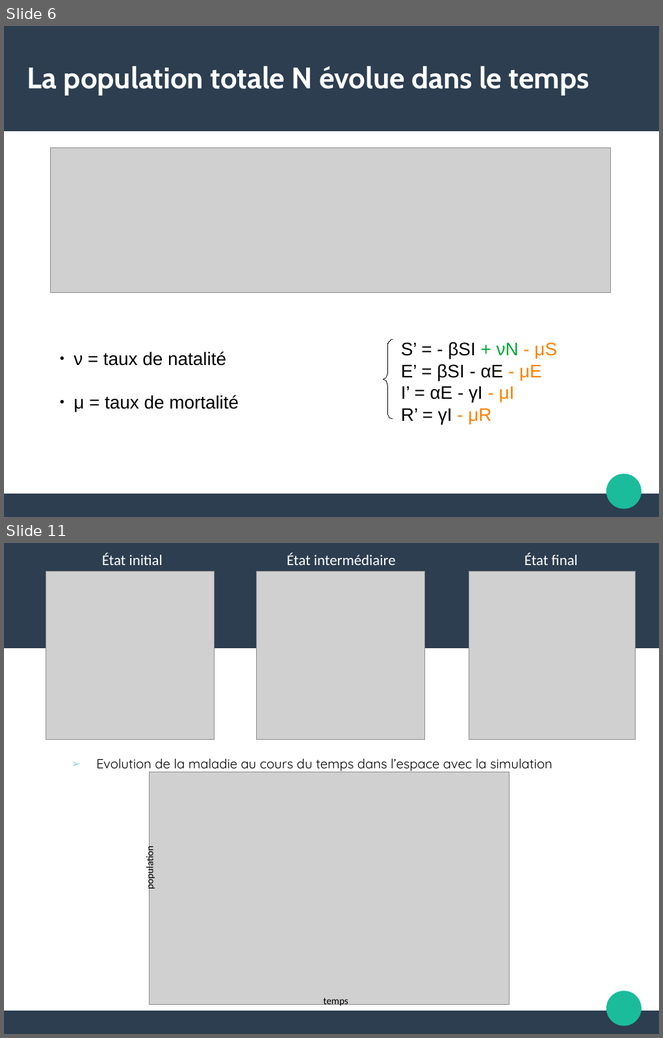
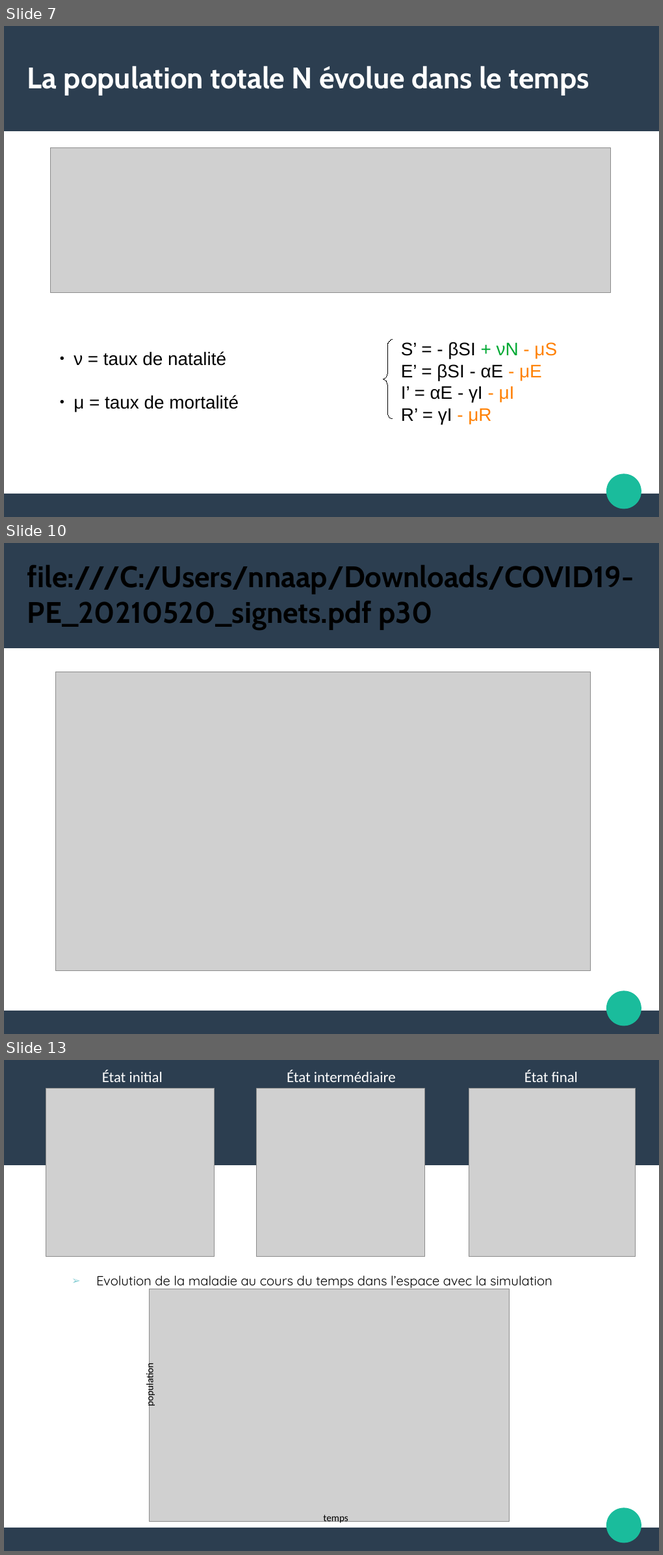
Before and after one commit to Alexia57/TIPE-2021-MP, a slide deck: Tipe_presentation.odp. Shown one above the other, each under a label of ours: slides 6 and 11 before the commit, slides 7, 10 and 13 after it; the slides between them are not shown. The pictures are 663x1038 and 663x1555 pixels, drawn with LibreOffice and Linux fonts; fonts in the diff are those of the drawing; grey boxes stand for pictures. Boxes give left, top, right and bottom in pixels: in the first picture for what was removed or moved away, otherwise in the second. Text is boxed around its words. In the diff, an @@ line names an element or a change of style, - is before the commit and + after.

```diff
--- a/Tipe_presentation.odp
+++ b/Tipe_presentation.odp
@@ slide 10 added at (4,543,659,1034), background #FFFFFF; not listed: 3 template elements that a slide beside it also shows @@
@@ title added at (27,565,634,630), 36 pt, text #000000, bold @@
+file:///C:/Users/nnaap/Downloads/COVID19-PE_20210520_signets.pdf p30
@@ picture added at (56,672,591,971) @@
@@ what was slide 6 is now slide 7 @@
@@ what was slide 11 is now slide 13 @@
```
Also in this commit, not shown: 3 slides changed, 3 other slides added, 2 slides removed, 12 other files.
